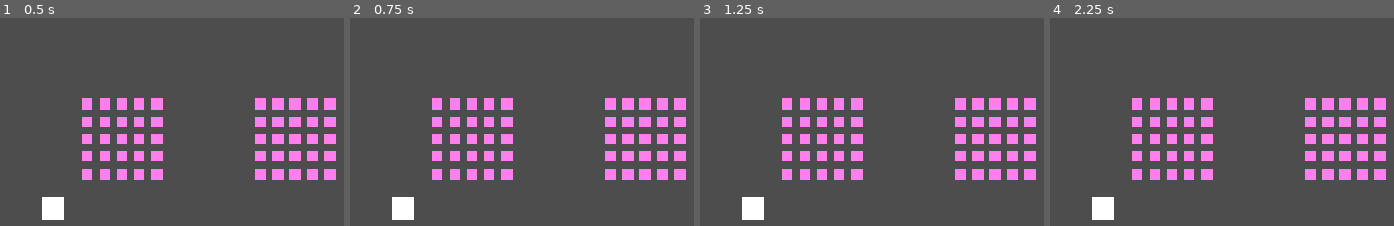
Above: before the commit, frames 1-4 (left to right).
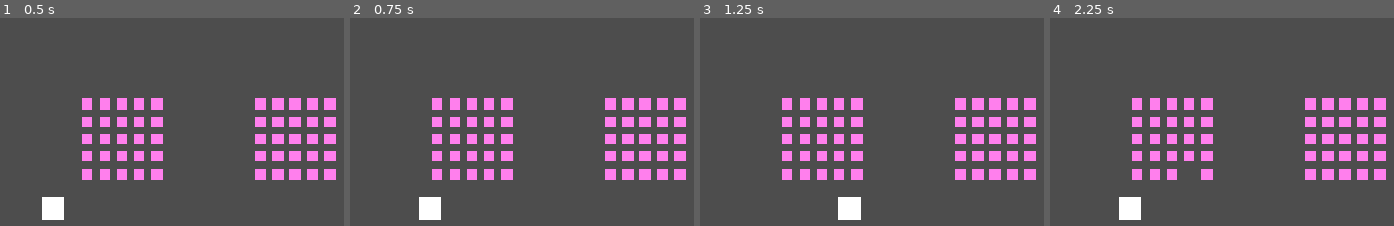
Above: after the commit, the same moments.

Repository: aduImperfect/entervaders
Game: Godot game, scene res://Scenes/main.tscn
Two runs of this game, one before a commit and one after it. Both use one fixed random seed, a clock stepped at 60 frames per second and the inputs below.
Inputs:
- Up to frame 1 (0.5 s): no input
- Up to frame 2 (0.75 s): tap Enter at 0.5 s; hold Right (ui_player_right, bound only after the commit) from 0.53 s (still down); tap Space (ui_player_bullet, bound only after the commit) at 0.6 s
- Up to frame 3 (1.25 s): keep holding Right (ui_player_right, bound only after the commit)
- Up to frame 4 (2.25 s): release Right (ui_player_right, bound only after the commit) at 1.28 s; hold Left (ui_player_left, bound only after the commit) 1.28-2.03 s; tap Space (ui_player_bullet, bound only after the commit) at 1.35, 2.1 s; hold Right (ui_player_right, bound only after the commit) from 2.03 s (still down)
The pictures show only the part of the screen within x 0-50%, y 50-100%; the shares and areas given below are measured in that part.

Frame 1 is identical in both runs. In frame 2, 1.4% of the frame differs, in the area x 12-27%, y 86-98%; in frame 3, 1.4%; in frame 4, 1.6%, in the area x 12-42%, y 72-98%.

Commit message:
Destroy enemies with raycasting hell!

Diff:
--- a/enter-vaders/Scenes/player.tscn
+++ b/enter-vaders/Scenes/player.tscn
@@ -1,5 +1,6 @@
 [gd_scene format=3 uid="uid://cijhbwd2sxfw4"]
 
+[ext_resource type="Script" uid="uid://psqxe1sh7ltl" path="res://Scripts/player_controls.gd" id="1_cvnsp"]
 [ext_resource type="Texture2D" uid="uid://bddrjnwntmt4i" path="res://Textures/Player.png" id="1_v0iea"]
 
 [sub_resource type="RectangleShape2D" id="RectangleShape2D_m6x6n"]
@@ -10,6 +11,8 @@
 [node name="PlayerRB2D" type="RigidBody2D" parent="." unique_id=1458352723]
 collision_mask = 12
 gravity_scale = 0.0
+script = ExtResource("1_cvnsp")
+metadata/_edit_lock_ = true
 
 [node name="PlayerCS2D" type="CollisionShape2D" parent="PlayerRB2D" unique_id=2133624043]
 shape = SubResource("RectangleShape2D_m6x6n")
@@ -18,3 +21,10 @@
 [node name="PlayerImage" type="Sprite2D" parent="PlayerRB2D" unique_id=1079561718]
 scale = Vector2(0.04, 0.04)
 texture = ExtResource("1_v0iea")
+
+[node name="BulletRC2D" type="RayCast2D" parent="PlayerRB2D" unique_id=1060552731]
+enabled = false
+target_position = Vector2(0, 0)
+metadata/_edit_lock_ = true
+
+[connection signal="draw" from="PlayerRB2D" to="PlayerRB2D" method="_on_draw"]
--- /dev/null
+++ b/enter-vaders/Scripts/player_controls.gd
@@ -0,0 +1,116 @@
+extends RigidBody2D
+
+@export var offset : float = 200.0
+
+@export var ray2D : RayCast2D
+@export var bulletRect : Rect2
+@export var bulletDraw : bool
+
+@export var ray_origin : Vector2
+@export var ray_target : Vector2
+
+@export var hit_position = Vector2.ZERO
+@export var is_hitting = false
+
+@export var bullet_on = false
+
+@export var ray_stay_limit = 0.05
+@export var ray_stay_accumulation = 0.0
+
+# Called when the node enters the scene tree for the first time.
+func _ready() -> void:
+	#The 3rdchild is a ray cast 2D node!
+	ray2D = get_child(2)
+	bulletDraw = false
+
+# Called every frame. 'delta' is the elapsed time since the previous frame.
+func _process(_delta: float) -> void:
+	if bullet_on:
+		ray_stay_accumulation += _delta
+		if ray_stay_accumulation > ray_stay_limit:
+			ray_stay_accumulation = 0.0
+			bullet_on = false
+			ray2D.position = Vector2(0.0, 0.0)
+			ray2D.target_position = Vector2(0.0, 0.0)
+			ray2D.enabled = false
+
+	if Input.is_action_pressed("ui_player_left"):
+		if position.x > 0.0:
+			position.x -= _delta * offset
+		else:
+			position.x = 0.0
+
+	if Input.is_action_pressed("ui_player_right"):
+		if position.x < 950.0:
+			position.x += _delta * offset
+		else:
+			position.x = 950.0
+
+func _physics_process(_delta: float) -> void:
+	if Input.is_action_just_pressed("ui_player_bullet"):
+		#print("Bullet Ray!")
+		perform_node_raycast()
+		#perform_immediate_raycast()
+
+func _input(_event: InputEvent) -> void:
+	pass
+
+func perform_node_raycast() -> void:
+	ray2D.enabled = true
+	ray2D.collide_with_areas = true
+	ray2D.collide_with_bodies = true
+	# Layers 3, 4, and 5
+	ray2D.collision_mask = (1 << 2) | (1 << 3) | (1 << 4)
+	ray2D.position = Vector2(0.0, 0.0)
+	ray2D.target_position = Vector2(0.0, -1000.0)
+	#print("Ray2D positions: Origin, Target: ", ray2D.position, ", ", ray2D.target_position)
+	bullet_on = true
+
+	var first_collided_obj : Node2D = ray2D.get_collider()
+
+	if first_collided_obj:
+		#print("Ray collided with object: ", first_collided_obj)
+		var collisionOwner : Node2D = first_collided_obj.owner
+		collisionOwner.remove_child(first_collided_obj)
+
+#func perform_immediate_raycast() -> void:
+	## 1. Get the direct physics space state
+	#var space_state = get_world_2d().direct_space_state
+	#
+	## 2. Define origin and destination coordinates (Global positions)
+	#ray_origin = Vector2(0.0, 0.0)
+	#ray_target = Vector2(0.0, -1000.0)
+#
+	#print("Origin: " + str(ray_origin) + " and End: " + str(ray_target))
+#
+	## 3. Set up the query parameters
+	#var query = PhysicsRayQueryParameters2D.create(ray_origin, ray_target)
+	#query.collide_with_areas = true
+	#query.collide_with_bodies = true
+	## Layers 3, 4, and 5
+	#query.collision_mask = (1 << 2) | (1 << 3) | (1 << 4)
+	#query.exclude = [self] # Prevent the raycast from hitting yourself
+#
+#
+	## 4. Execute the query
+	#var result = space_state.intersect_ray(query)
+	#print(result)
+	#
+	## 5. Check if the dictionary contains data
+	#if result:
+		#print("Hit target at global position: ", result.position)
+		#print("Hit object reference: ", result.collider)
+		#is_hitting = true
+		#hit_position = result.position
+	#else:
+		#is_hitting = false
+#
+	#queue_redraw()
+#
+#func _draw():
+	## Draw the base ray path
+	#draw_line(ray_origin, ray_target, Color.GREEN, 2.0)
+	#
+	## If there is a collision, draw a red circle at the hit point
+	#if is_hitting:
+		#draw_circle(hit_position, 8.0, Color.RED)
--- a/enter-vaders/project.godot
+++ b/enter-vaders/project.godot
@@ -20,6 +20,31 @@
 window/stretch/mode="canvas_items"
 window/stretch/aspect="expand"
 
+[input]
+
+ui_player_left={
+"deadzone": 0.2,
+"events": [Object(InputEventKey,"resource_local_to_scene":false,"resource_name":"","device":16,"window_id":0,"alt_pressed":false,"shift_pressed":false,"ctrl_pressed":false,"meta_pressed":false,"pressed":false,"keycode":0,"physical_keycode":4194319,"key_label":0,"unicode":0,"location":0,"echo":false,"script":null)
+, Object(InputEventKey,"resource_local_to_scene":false,"resource_name":"","device":16,"window_id":0,"alt_pressed":false,"shift_pressed":false,"ctrl_pressed":false,"meta_pressed":false,"pressed":false,"keycode":0,"physical_keycode":65,"key_label":0,"unicode":0,"location":0,"echo":false,"script":null)
+, Object(InputEventJoypadButton,"resource_local_to_scene":false,"resource_name":"","device":-1,"button_index":13,"pressure":0.0,"pressed":false,"script":null)
+, Object(InputEventJoypadMotion,"resource_local_to_scene":false,"resource_name":"","device":-1,"axis":0,"axis_value":-1.0,"script":null)
+]
+}
+ui_player_right={
+"deadzone": 0.2,
+"events": [Object(InputEventKey,"resource_local_to_scene":false,"resource_name":"","device":16,"window_id":0,"alt_pressed":false,"shift_pressed":false,"ctrl_pressed":false,"meta_pressed":false,"pressed":false,"keycode":0,"physical_keycode":4194321,"key_label":0,"unicode":0,"location":0,"echo":false,"script":null)
+, Object(InputEventKey,"resource_local_to_scene":false,"resource_name":"","device":16,"window_id":0,"alt_pressed":false,"shift_pressed":false,"ctrl_pressed":false,"meta_pressed":false,"pressed":false,"keycode":0,"physical_keycode":68,"key_label":0,"unicode":0,"location":0,"echo":false,"script":null)
+, Object(InputEventJoypadButton,"resource_local_to_scene":false,"resource_name":"","device":-1,"button_index":14,"pressure":0.0,"pressed":false,"script":null)
+, Object(InputEventJoypadMotion,"resource_local_to_scene":false,"resource_name":"","device":-1,"axis":0,"axis_value":1.0,"script":null)
+]
+}
+ui_player_bullet={
+"deadzone": 0.2,
+"events": [Object(InputEventKey,"resource_local_to_scene":false,"resource_name":"","device":16,"window_id":0,"alt_pressed":false,"shift_pressed":false,"ctrl_pressed":false,"meta_pressed":false,"pressed":false,"keycode":0,"physical_keycode":32,"key_label":0,"unicode":0,"location":0,"echo":false,"script":null)
+, Object(InputEventJoypadButton,"resource_local_to_scene":false,"resource_name":"","device":-1,"button_index":0,"pressure":0.0,"pressed":false,"script":null)
+]
+}
+
 [physics]
 
 3d/physics_engine="Jolt Physics"
Not shown, added: enter-vaders/Scripts/player_controls.gd.uid
